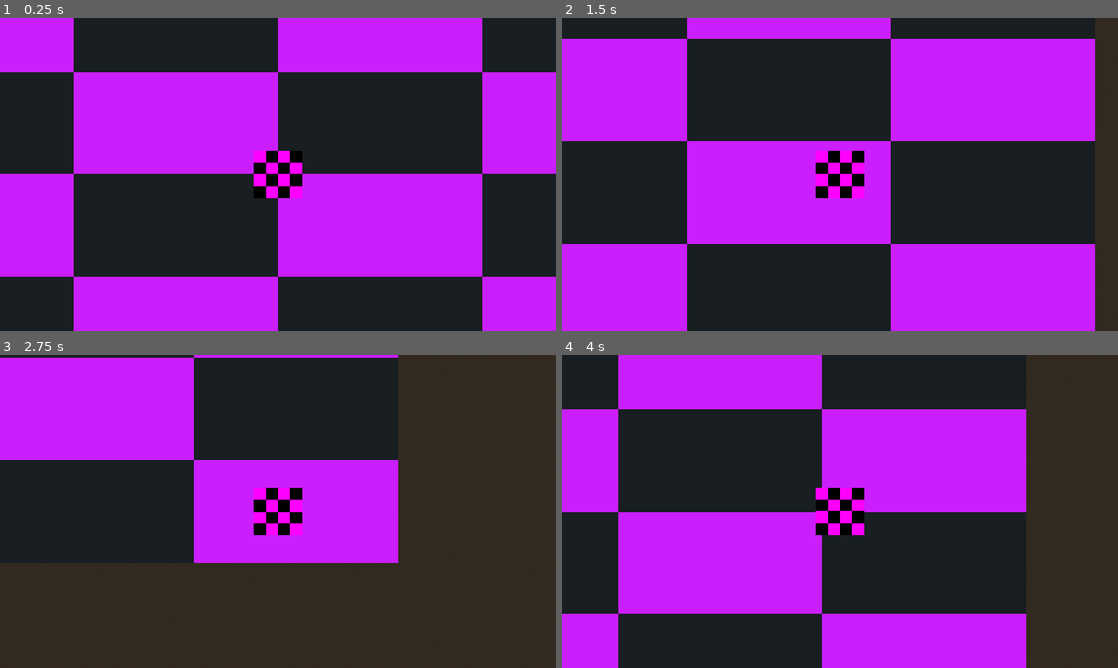
Above: before the commit, frames 1-4 (two rows, left to right).
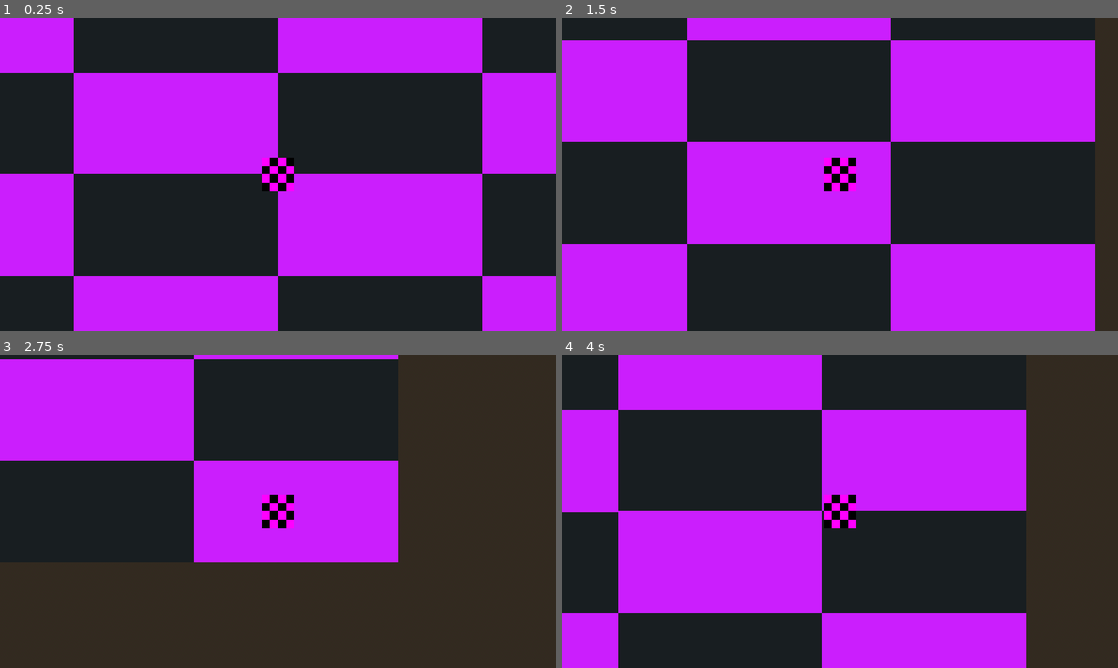
Above: after the commit, the same moments.

Repository: GammaRayTea/project-3-primordial-mass
Game: Godot game, scene res://main.tscn
The game is run twice, just before and just after one commit, with the same random seed, the same clock (stepped at 60 frames per second) and the same inputs.
Inputs:
- Up to frame 1 (0.25 s): no input
- Up to frame 2 (1.5 s): tap Enter at 0.5 s; hold D (move_right) 0.53-1.28 s; hold S (move_down) from 1.28 s (still down)
- Up to frame 3 (2.75 s): release S (move_down) at 2.03 s; hold D (move_right) from 2.03 s (still down)
- Up to frame 4 (4 s): release D (move_right) at 2.78 s; hold W (move_up) 2.78-3.53 s; hold A (move_left) from 3.53 s (still down)

The runs differ from the first frame. In frame 1, 1.4% of the frame differs, in the area x 0-100%, y 17-83%; in frame 2, 1.6%; in frame 3, 1.6%; in frame 4, 1.6%, in the area x 0-84%, y 17-83%.

Commit message:
player test changes

Diff:
--- a/game/player/player.tscn
+++ b/game/player/player.tscn
@@ -21,15 +21,14 @@
 [node name="Player" type="CharacterBody3D" unique_id=472072241]
 script = ExtResource("1_b2mth")
 
-[node name="CollisionShape3D" type="CollisionShape3D" parent="." unique_id=1053810935]
-transform = Transform3D(1, 0, 0, 0, 1, 0, 0, 0, 1, 0, 1, 0)
+[node name="WorldCollider" type="CollisionShape3D" parent="." unique_id=1053810935]
 shape = SubResource("CapsuleShape3D_kpvxy")
 debug_color = Color(0, 0.6, 0.69803923, 0.89411765)
 
 [node name="Visuals" type="Node3D" parent="." unique_id=512528227]
 
-[node name="AnimatedSprite3D" type="AnimatedSprite3D" parent="Visuals" unique_id=141534059]
-transform = Transform3D(1, 0, 0, 0, -4.371139e-08, 1, 0, -1, -4.371139e-08, 0, 1.8662387, 0)
+[node name="Head" type="AnimatedSprite3D" parent="Visuals" unique_id=141534059]
+transform = Transform3D(1, 0, 0, 0, -4.371139e-08, 1, 0, -1, -4.371139e-08, 0, 0.866, 0)
 material_overlay = SubResource("StandardMaterial3D_8soms")
 texture_filter = 0
 sprite_frames = SubResource("SpriteFrames_obar5")
